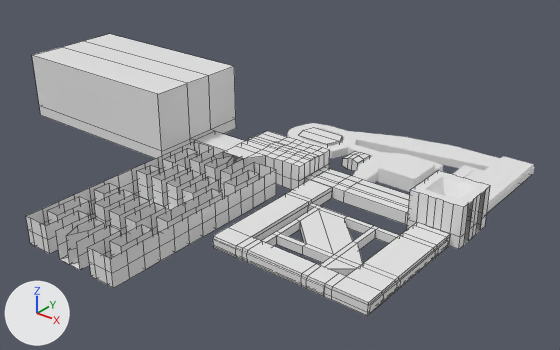
Renders of the Blender file Assets/Level/level.blend from each side of a commit.
Camera for both pictures: a 50 mm lens placed at (84.2, -163.5, 102.0), pointed at (-45.7, -1.1, 1.3). Arrows for +X, +Y and +Z are at lower left; the lights stay in place. The older version comes first. Mesh edges are drawn as thin lines on the coarser meshes.
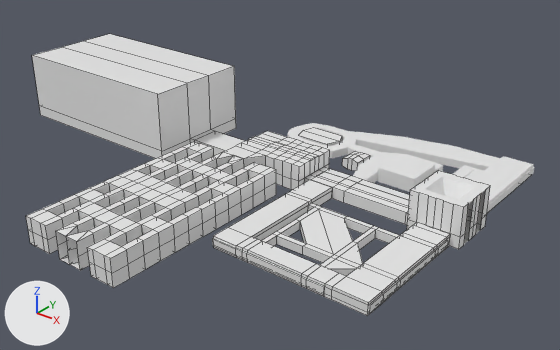
Diff of the bpy script that builds the scene:
```diff
--- a/Assets/Level/level.blend.py
+++ b/Assets/Level/level.blend.py
@@ me_plane_026 @@
+me_plane_026.from_pydata(...)  # 154 vertices, 98 faces; spans x -32.0..28.0, y -15.7..16.3, z 0.0
@@ ob_walkable_floor_011 @@
+ob_walkable_floor_011 = bpy.data.objects.new('Walkable Floor.011', me_plane_026)
+ob_walkable_floor_011.location = (-55.7, -38.0, 8.0)
+ob_walkable_floor_011.rotation_euler = (0.0, 0.0, 1.571)  # degrees (0, 0, 90)
```

Location of each change, (x1, y1, x2, y2) in pixels of the pictures (560 x 350 px):
'Walkable Floor.011', added
    after: (27, 142, 275, 258)
